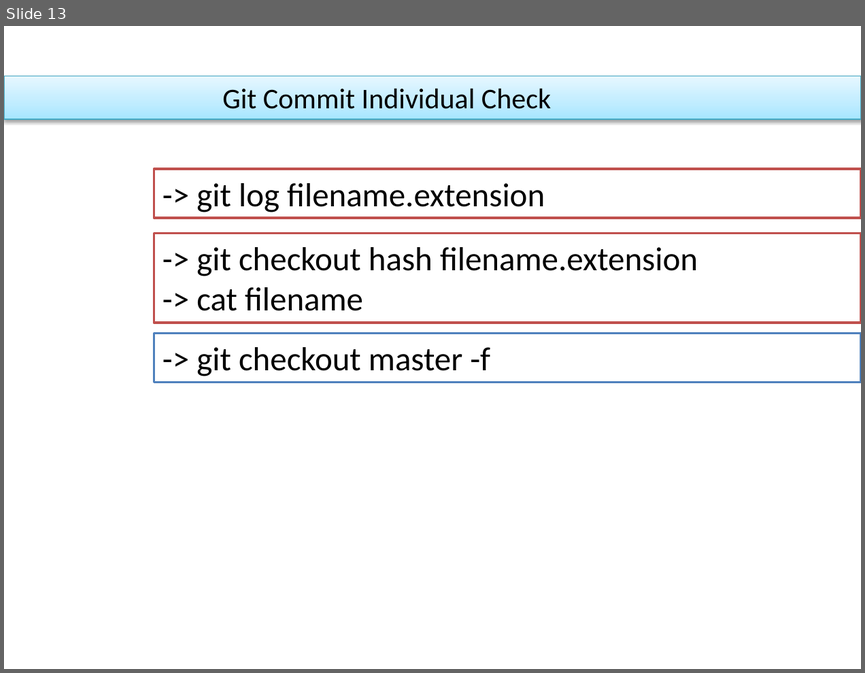
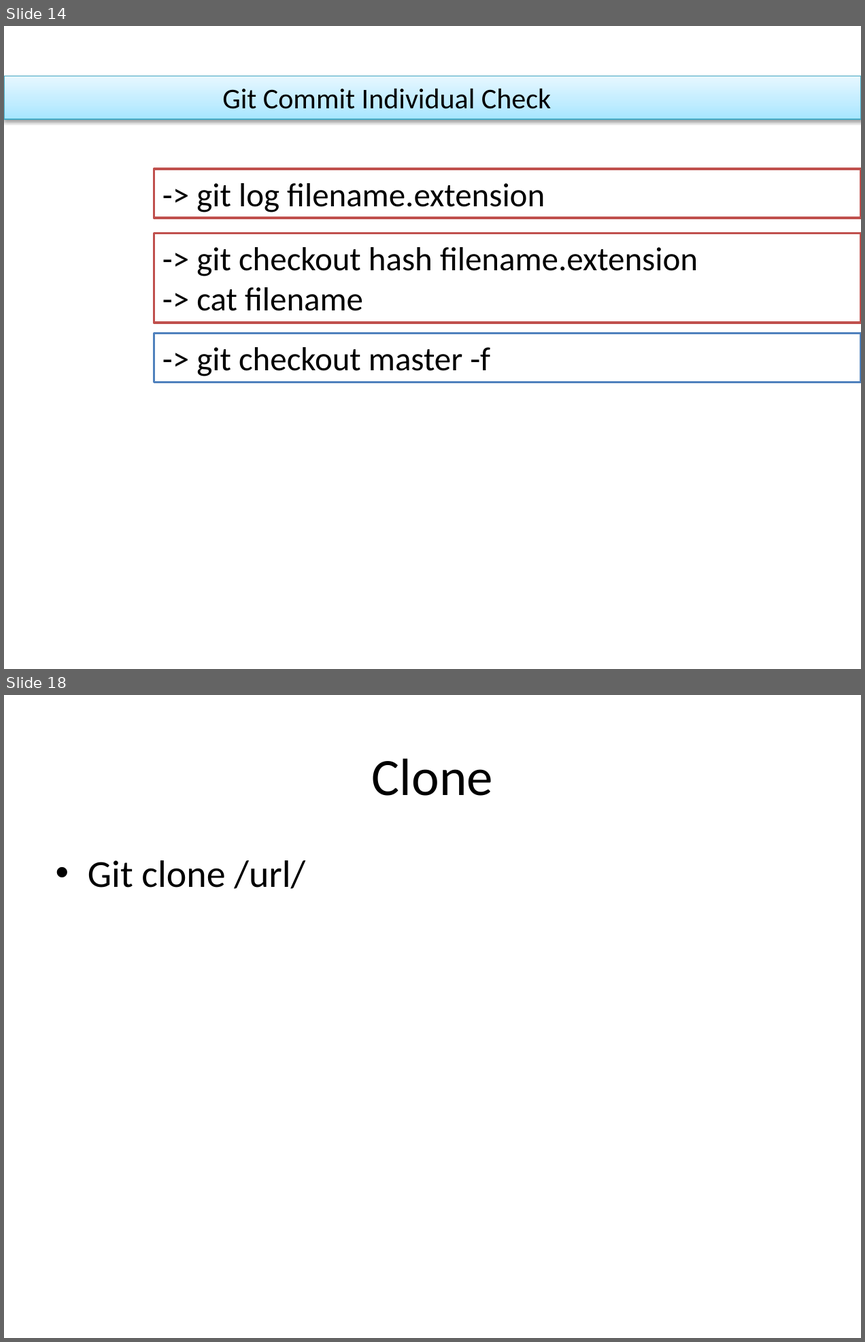
Before and after one commit to isdani/Beginner_Guide_To_Git_-_Github, a slide deck: Introductiongit.pptx. Shown one above the other, each under a label of ours: slide 13 before the commit, slides 14 and 18 after it; the slides between them are not shown. The pictures are 865x673 and 865x1342 pixels, drawn with LibreOffice and Linux fonts; fonts in the diff are those of the drawing; background and template pictures are left out. Boxes give left, top, right and bottom in pixels: in the first picture for what was removed or moved away, otherwise in the second. Text is boxed around its words. In the diff, an @@ line names an element or a change of style, - is before the commit and + after.

```diff
--- a/Introductiongit.pptx
+++ b/Introductiongit.pptx
@@ slide 18 added at box(4, 695, 861, 1338), background picture (left out) @@
@@ title added at box(372, 758, 493, 796), 44 pt, text #000000 @@
+Clone
@@ text added at box(88, 860, 305, 889), 32 pt, text #000000 @@
+• Git clone /url/
@@ what was slide 13 is now slide 14 @@
```
Also in this commit, not shown: 2 slides changed, 16 other slides added.
